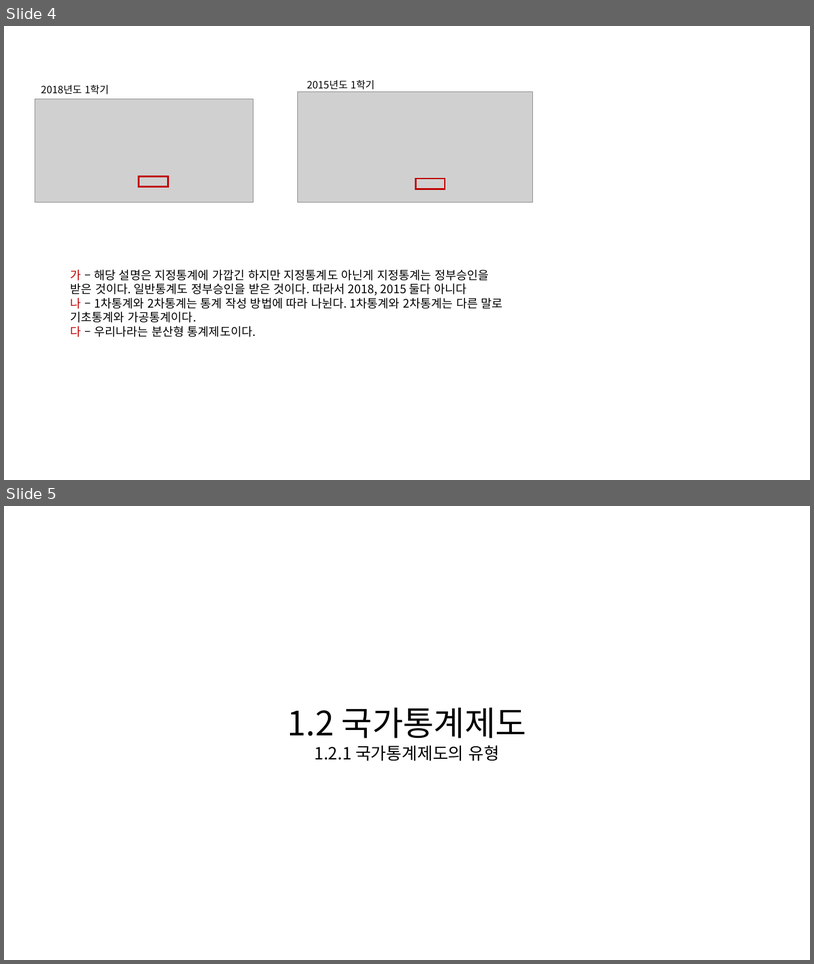
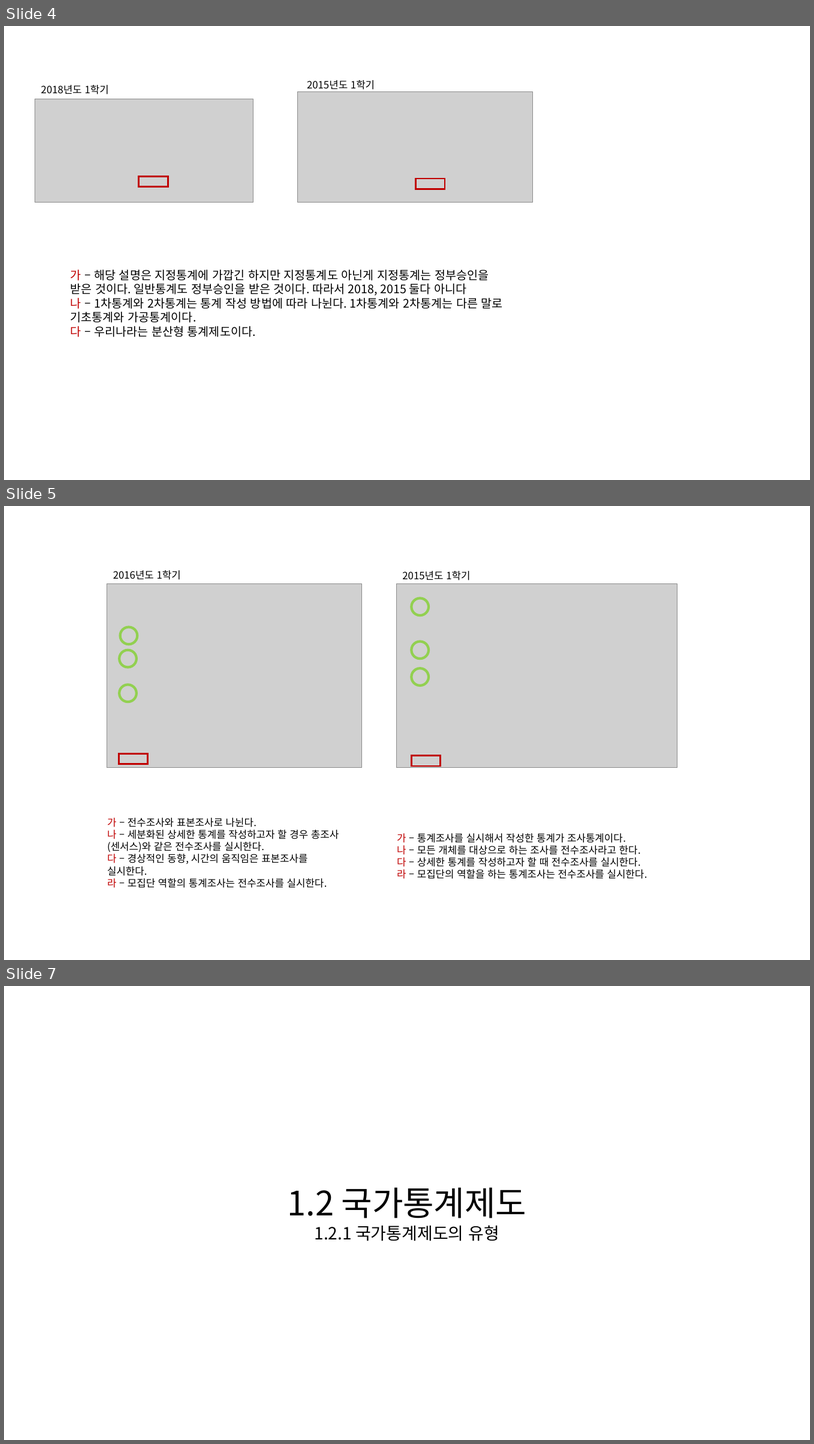
Before and after one commit to KNOU-STUDY/KNOU-UNDERSTANDING-NATIONAL-STATISTICS, a slide deck: previous_question/1장-국가통계제도.pptx. Shown one above the other, each under a label of ours: slides 4 and 5 before the commit, slides 4, 5 and 7 after it; the slides between them are not shown. The pictures are 814x964 and 814x1444 pixels, drawn with LibreOffice and Linux fonts; fonts in the diff are those of the drawing; grey boxes stand for pictures. Boxes give left, top, right and bottom in pixels: in the first picture for what was removed or moved away, otherwise in the second. Text is boxed around its words. In the diff, an @@ line names an element or a change of style, - is before the commit and + after.

```diff
--- a/previous_question/1장-국가통계제도.pptx
+++ b/previous_question/1장-국가통계제도.pptx
@@ slide 5 added at [4, 506, 810, 960], background #FFFFFF @@
@@ text added at [113, 570, 181, 580], 12 pt, text #000000 @@
+2016년도 1학기
@@ text added at [402, 571, 470, 580], 12 pt, text #000000 @@
+2015년도 1학기
@@ picture added at [107, 584, 362, 768] @@
@@ picture added at [396, 584, 678, 768] @@
@@ ellipse added at [412, 598, 429, 615], outline #92D050 3 pt @@
@@ ellipse added at [120, 627, 137, 644], outline #92D050 3 pt @@
@@ ellipse added at [412, 642, 429, 658], outline #92D050 3 pt @@
@@ ellipse added at [120, 650, 137, 667], outline #92D050 3 pt @@
@@ ellipse added at [120, 684, 137, 702], outline #92D050 3 pt @@
@@ ellipse added at [412, 668, 429, 685], outline #92D050 3 pt @@
@@ rectangle added at [119, 753, 148, 764], outline #C00000 2 pt @@
@@ rectangle added at [412, 755, 441, 766], outline #C00000 2 pt @@
@@ text added at [107, 817, 339, 888], 12 pt, text #000000 @@
+가 – 전수조사와 표본조사로 나뉜다.
+나 – 세분화된 상세한 통계를 작성하고자 할 경우 총조사(센서스)와 같은 전수조사를 실시한다.
+다 – 경상적인 동향, 시간의 움직임은 표본조사를 실시한다.
+라 – 모집단 역할의 통계조사는 전수조사를 실시한다.
@@ text added at [397, 833, 648, 879], 12 pt, text #000000 @@
+가 – 통계조사를 실시해서 작성한 통계가 조사통계이다.
+나 – 모든 개체를 대상으로 하는 조사를 전수조사라고 한다.
+다 – 상세한 통계를 작성하고자 할 때 전수조사를 실시한다.
+라 – 모집단의 역할을 하는 통계조사는 전수조사를 실시한다.
@@ what was slide 5 is now slide 7 @@
```
Also in this commit, not shown: 1 slide changed, 10 other slides added.
